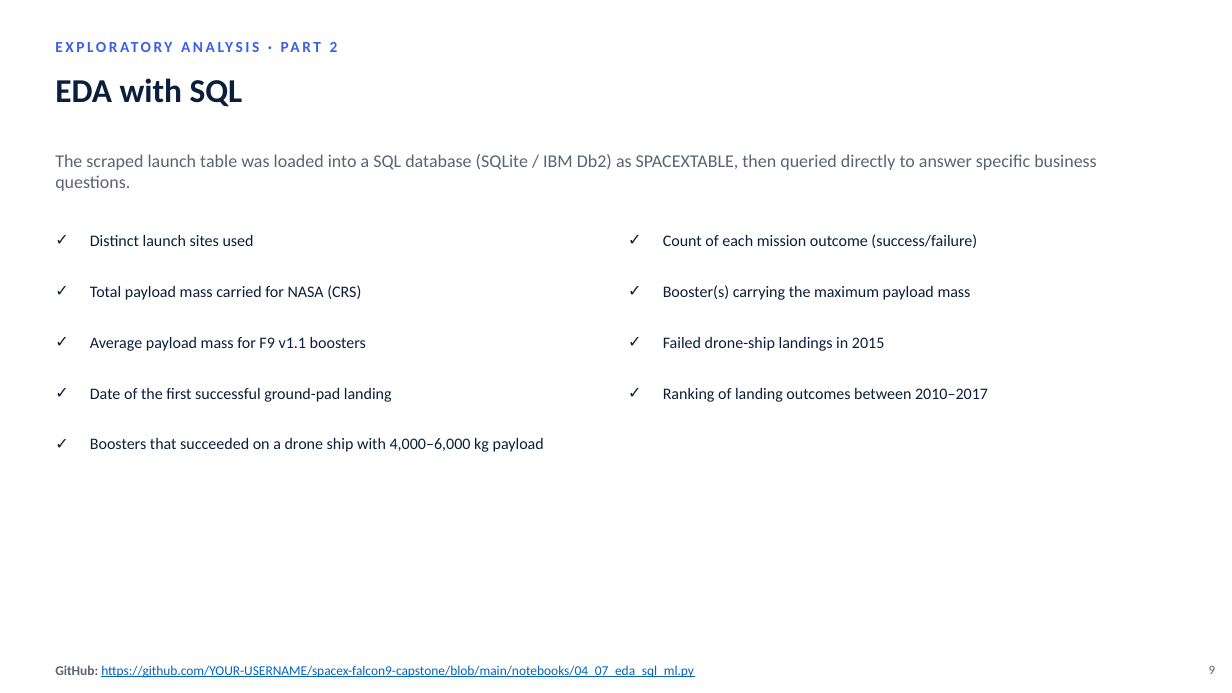
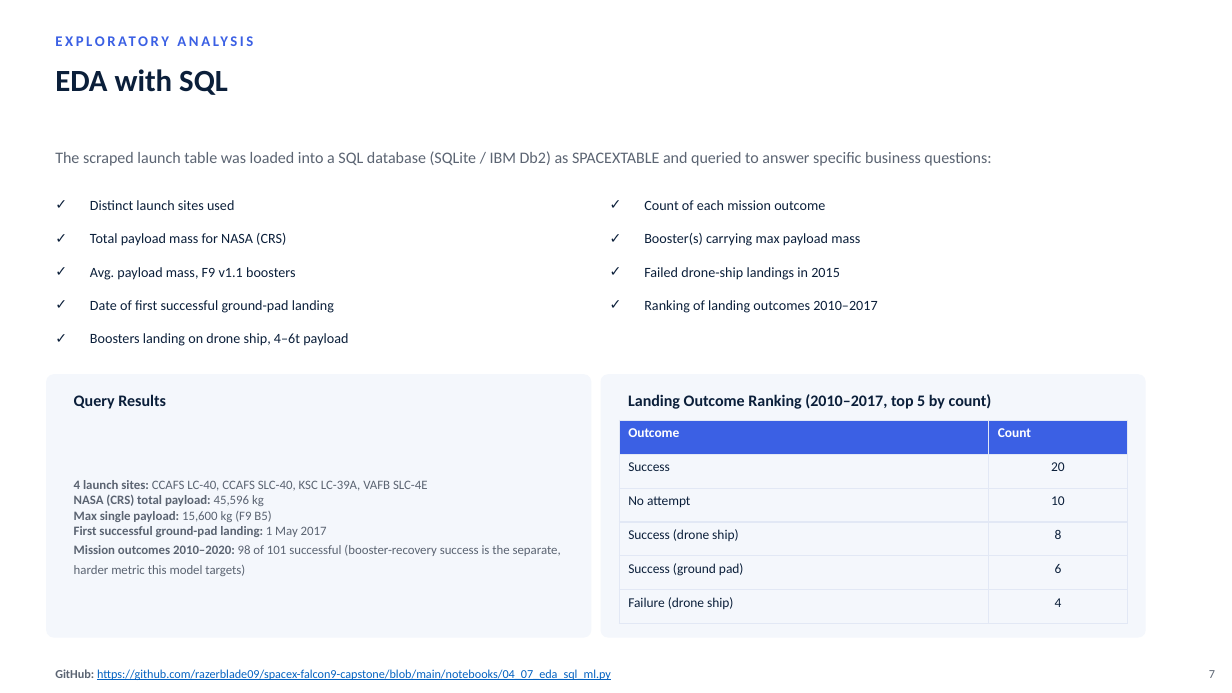
Before and after one commit to razerblade09/spacex-falcon9-capstone, a slide deck: slide 7 of Data_Science_Capstone_Presentation.pptx (slide 9 before the commit). Drawn at 1232x693 pixels with LibreOffice and Linux fonts; fonts in the diff are those of the drawing. Boxes give left, top, right and bottom in pixels: in the first picture for what was removed or moved away, otherwise in the second. Text is boxed around its words. In the diff, an @@ line names an element or a change of style, - is before the commit and + after.

```diff
--- a/Data_Science_Capstone_Presentation.pptx
+++ b/Data_Science_Capstone_Presentation.pptx
@@ text "EDA with SQL" at (55, 69, 228, 95): size 26 to 24 pt @@
@@ text at (330, 42, 338, 52): text changed; size 12 to 11.5 pt @@
-EXPLORATORY ANALYSIS · PART 2
+EXPLORATORY ANALYSIS
@@ text at (55, 151, 991, 166): text changed; size 14 to 12.5 pt @@
-The scraped launch table was loaded into a SQL database (SQLite / IBM Db2) as SPACEXTABLE, then queried directly to answer specific business questions.
+The scraped launch table was loaded into a SQL database (SQLite / IBM Db2) as SPACEXTABLE and queried to answer specific business questions:
@@ text "Distinct launch sites used": place and size @@
-text "Distinct launch sites used" at (90, 235, 254, 246)
+text "Distinct launch sites used" at (90, 200, 234, 210)
@@ text "Distinct launch sites used" at (90, 200, 234, 210): size 12.5 to 11 pt @@
@@ text at (644, 200, 825, 210): text changed; size 12.5 to 11 pt @@
-✓ Count of each mission outcome (success/failure)
+✓ Count of each mission outcome
@@ text at (90, 233, 286, 246): text changed; size 12.5 to 11 pt @@
-✓ Total payload mass carried for NASA (CRS)
+✓ Total payload mass for NASA (CRS)
@@ text at (644, 233, 860, 246): text changed; size 12.5 to 11 pt @@
-✓ Booster(s) carrying the maximum payload mass
+✓ Booster(s) carrying max payload mass
@@ text at (90, 267, 296, 280): text changed; size 12.5 to 11 pt @@
-✓ Average payload mass for F9 v1.1 boosters
+✓ Avg. payload mass, F9 v1.1 boosters
@@ text "Failed drone-ship landings in 2015" at (644, 267, 840, 280): size 12.5 to 11 pt @@
@@ text "Failed drone-ship landings in 2015": place and size @@
-text "Failed drone-ship landings in 2015" at (663, 337, 884, 351)
+text "Failed drone-ship landings in 2015" at (644, 267, 840, 280)
@@ text at (90, 300, 334, 313): text changed; size 12.5 to 11 pt @@
-✓ Date of the first successful ground-pad landing
+✓ Date of first successful ground-pad landing
@@ text at (644, 300, 877, 313): text changed; size 12.5 to 11 pt @@
-✓ Ranking of landing outcomes between 2010–2017
+✓ Ranking of landing outcomes 2010–2017
@@ text at (90, 333, 348, 346): text changed; size 12.5 to 11 pt @@
-✓ Boosters that succeeded on a drone ship with 4,000–6,000 kg payload
+✓ Boosters landing on drone ship, 4–6t payload
@@ rounded rectangle added at (46, 374, 592, 638), fill #F4F7FC @@
@@ rounded rectangle added at (601, 374, 1146, 638), fill #F4F7FC @@
@@ text added at (74, 394, 166, 409), 12.5 pt, text #0B1F3A, bold @@
+Query Results
@@ text added at (628, 394, 992, 409), 12.5 pt, text #0B1F3A, bold @@
+Landing Outcome Ranking (2010–2017, top 5 by count)
@@ table added at (619, 421, 1128, 624), 6 rows, 2 columns @@
+Outcome | Count
+Success | 20
+No attempt | 10
+Success (drone ship) | 8
+Success (ground pad) | 6
+Failure (drone ship) | 4
@@ text added at (74, 480, 561, 576), 10 pt, text #5B6472 @@
+4 launch sites: CCAFS LC-40, CCAFS SLC-40, KSC LC-39A, VAFB SLC-4E
+NASA (CRS) total payload: 45,596 kg
+Max single payload: 15,600 kg (F9 B5)
+First successful ground-pad landing: 1 May 2017
+Mission outcomes 2010–2020: 98 of 101 successful (booster-recovery success is the separate, harder metric this model targets)
@@ text at (55, 669, 611, 680): text changed; size 10.5 to 9.5 pt @@
-GitHub: https://github.com/YOUR-USERNAME/spacex-falcon9-capstone/blob/main/notebooks/04_07_eda_sql_ml.py
+GitHub: https://github.com/razerblade09/spacex-falcon9-capstone/blob/main/notebooks/04_07_eda_sql_ml.py
@@ text removed at (1209, 666, 1215, 674) @@
-9
@@ text added at (1209, 670, 1215, 678), 9.5 pt, text #5B6472 @@
+7
```
Also in this commit, not shown: 11 other slides changed, 7 slides removed, 1 other file.
